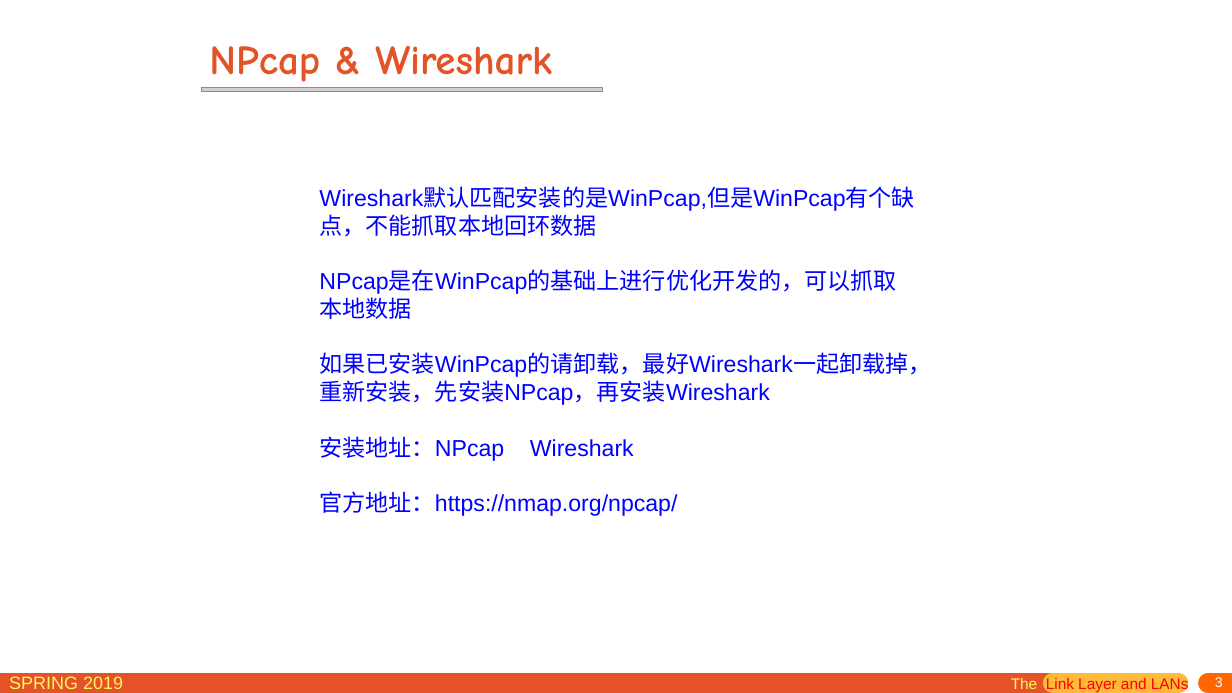
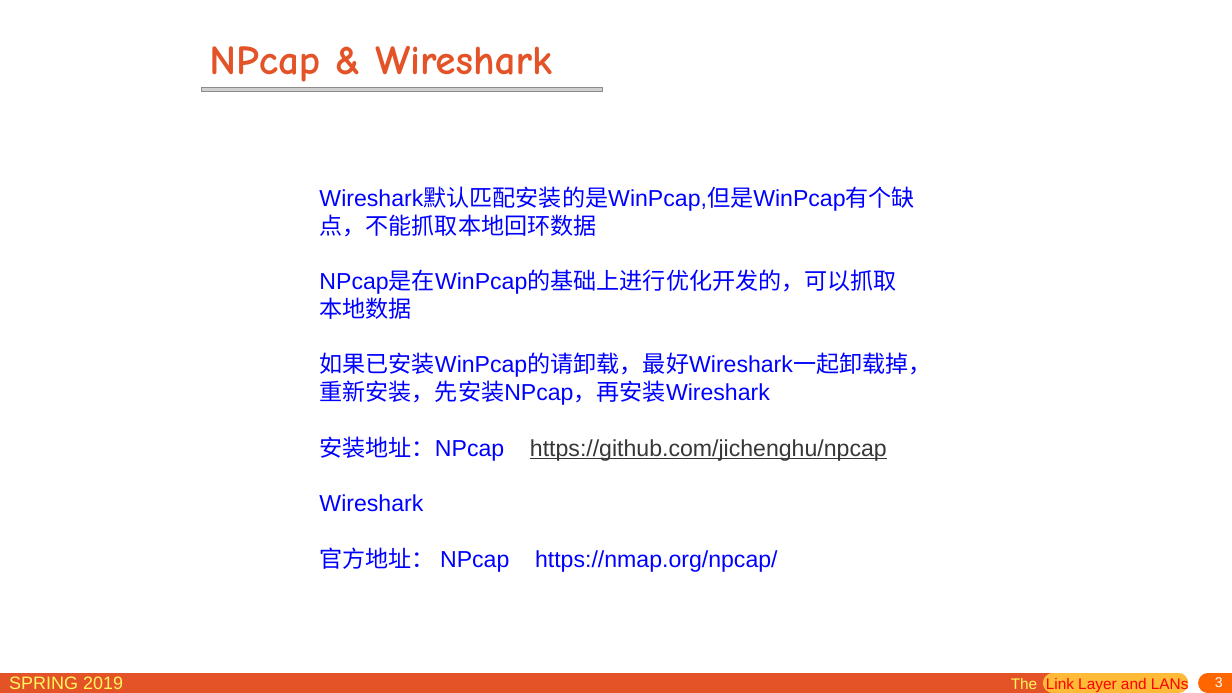
Before and after one commit to jichenghu/PPT_networkDistributed, a slide deck: slide 3 of lab_0.pptx. Drawn at 1232x693 pixels with LibreOffice and Linux fonts; fonts in the diff are those of the drawing; grey boxes stand for pictures. Boxes give left, top, right and bottom in pixels: in the first picture for what was removed or moved away, otherwise in the second. Text is boxed around its words. In the diff, an @@ line names an element or a change of style, - is before the commit and + after.

```diff
--- a/lab_0.pptx
+++ b/lab_0.pptx
@@ text at [319, 436, 887, 572]: text changed @@
-安装地址：NPcap Wireshark
-官方地址：https://nmap.org/npcap/
+安装地址：NPcap https://github.com/jichenghu/npcap
+Wireshark
+官方地址： NPcap https://nmap.org/npcap/
```
Also in this commit, not shown: 3 slides added.
